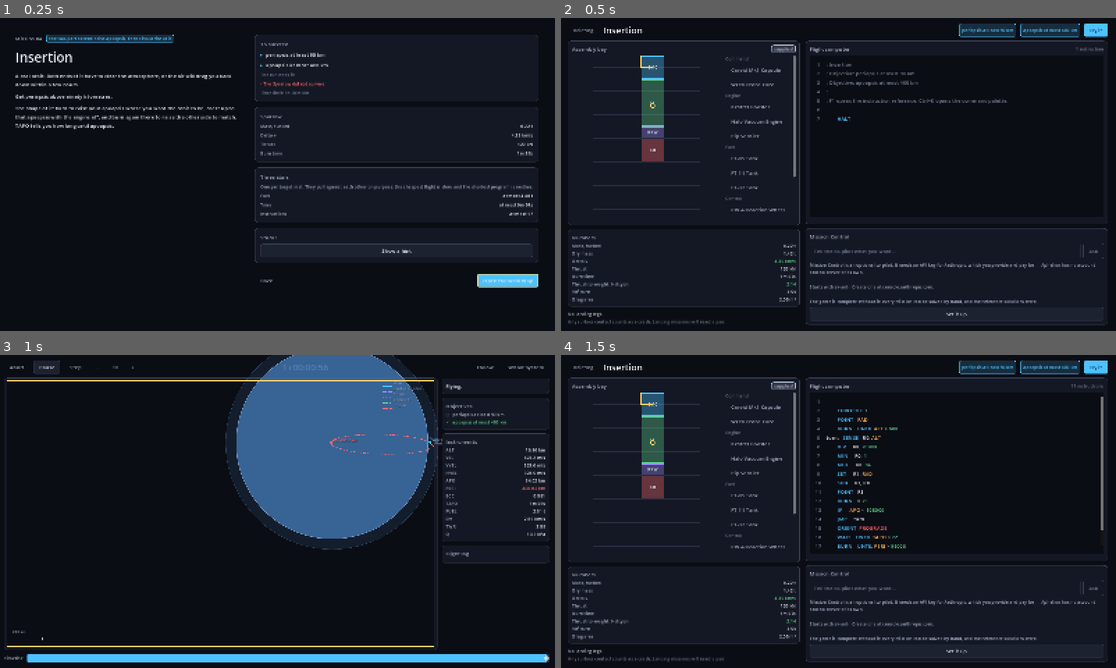
Above: before the commit, frames 1-4 (two rows, left to right).
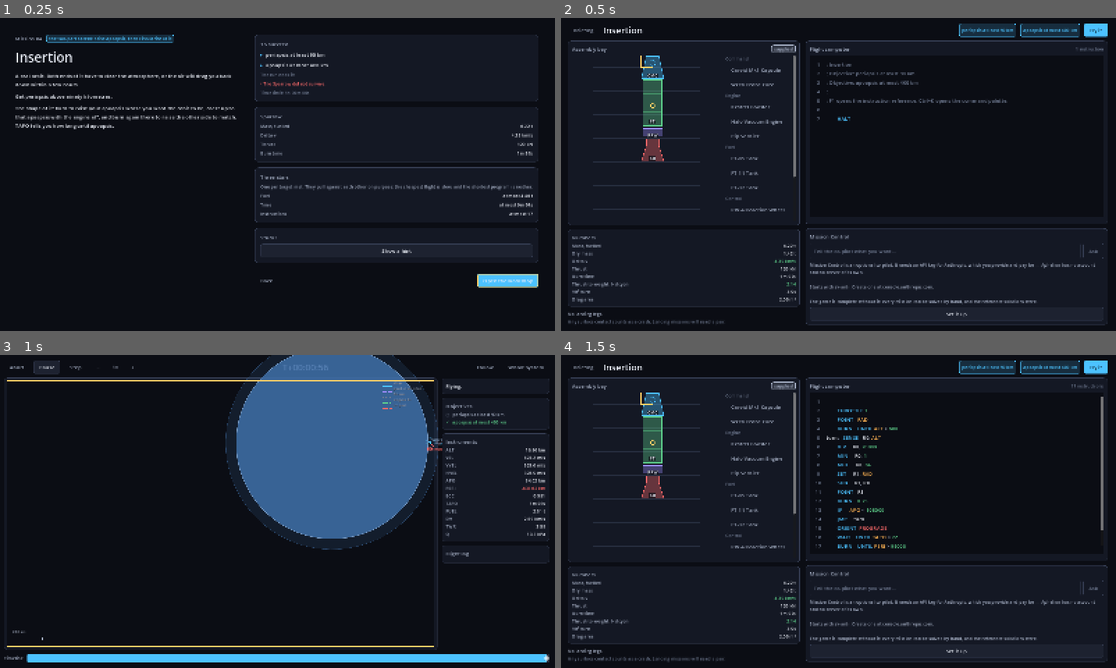
Above: after the commit, the same moments.

Repository: Jason-jo17/Aphelion
Game: Godot game, scene res://tools/capture_screens.tscn
The game is run twice, just before and just after one commit, with the same random seed, the same clock (stepped at 60 frames per second) and the same inputs. This scene is started directly instead of the project's main scene.
Inputs (mouse positions are in pixels of both pictures, inside the frame that each line leads up to):
- Up to frame 1 (0.25 s): no input
- Up to frame 2 (0.5 s): no input
- Up to frame 3 (1 s): tap Enter at 0.5 s; drag from (222, 514) to (333, 442) at 0.52 s
- Up to frame 4 (1.5 s): click "Abort" at 1.25 s

Frame 1 is identical in both runs. In frame 2, 0.5% of the frame differs, in the area x 14-19%, y 12-46%; in frame 3, 0.1%; in frame 4, 0.5%.

Commit message:
fix(ui): draw the parts as the parts they are, and stop the map lying
Two things the screenshots made obvious once there were screenshots to look at.

**The map was drawing a path straight through the planet.** The predicted orbit
was rendered as a complete conic regardless of where it went. On an ascent the
periapsis is usually hundreds of kilometres underground, so the map showed a
dashed ellipse sailing through the rock and out the other side, with a labelled
marker at the bottom of it reading "Pe -205.9 km" — pointing at a place on the
map that does not exist, for a spot the ship never reaches because it hits the
ground first.

The conic now breaks wherever it passes below the surface, and where it first
crosses from sky into ground it is marked Impact. The legend has carried an
"impact" entry since the first version of this map; this is the thing it was
describing. The underground periapsis marker is gone, because it was pointing
at nothing; the number itself still matters, so the instruments panel keeps it —
that negative figure is exactly how much periapsis has to come up.

For a game whose whole claim is that the simulation is honest, a map that draws
a trajectory through solid rock is the one picture it must not show.

**Every part was the same rectangle.** A crew capsule, a propellant tank, an
engine bell and a reaction wheel differed only by hue and two initials — and the
three structural parts, a strut, an ablative shield and a set of landing legs,
did not differ at all, because they share a category. A ship is something you
look at in order to understand it, so it has to look like the thing it is.

Parts carry a `shape` now, defaulting from the category and named explicitly in
data/parts.json where the category cannot say enough. There are eight: a tapered
capsule with a window, a probe core under an antenna, a banded tank, a flared
engine bell, a gyro in its housing, a cross-braced strut, an ablative dome, and
legs braced out to a pair of feet. All eight were checked by rendering one of
every part at once, because no stock ship uses more than five kinds and the
editor alone never shows them together.

The initials stay — a silhouette is a non-colour signal, but not one anything
can read aloud. They moved to the bottom edge on a dark backing plate, since
centred they landed on the capsule's window and the reaction wheel's gyro and
two marks on top of each other read as neither; and a one-cell part gets two
letters rather than three, which is all that fits at a size worth drawing.

Co-Authored-By: Claude Opus 5 <noreply@anthropic.com>
Claude-Session: https://claude.ai/code/session_017i6kZaLbowucuDwowFBLT5

Diff:
--- a/data/parts.json
+++ b/data/parts.json
@@ -23,6 +23,7 @@
       "id": "probe_core",
       "name": "Wren Probe Core",
       "category": "command",
+      "shape": "probe",
       "size": [
         1,
         1
@@ -145,6 +146,7 @@
       "id": "heat_shield",
       "name": "Ablative Shield",
       "category": "structure",
+      "shape": "shield",
       "size": [
         2,
         1
@@ -157,6 +159,7 @@
       "id": "landing_legs",
       "name": "Landing Legs",
       "category": "structure",
+      "shape": "legs",
       "size": [
         1,
         1
--- a/scripts/editor/part_def.gd
+++ b/scripts/editor/part_def.gd
@@ -42,6 +42,36 @@
 ## True for parts that can host the flight computer.
 var is_command: bool = false
 
+## Which silhouette the assembly bay draws this part with.
+##
+## Shape carries the meaning that colour cannot: every part used to be the same
+## rectangle, so a capsule, a tank, an engine bell and a reaction wheel differed
+## only by hue and two initials, and the three structural parts — a strut, an
+## ablative shield and a set of landing legs — did not differ at all. A ship is
+## something you look at to understand, so it has to look like the thing it is.
+##
+## Defaults from the category, which is right for command, fuel, engine and
+## control. `structure` holds three unrelated objects, so those name a shape of
+## their own in data/parts.json.
+var shape: String = SHAPE_BEAM
+
+const SHAPE_CAPSULE := "capsule"
+const SHAPE_PROBE := "probe"
+const SHAPE_TANK := "tank"
+const SHAPE_ENGINE := "engine"
+const SHAPE_WHEEL := "wheel"
+const SHAPE_BEAM := "beam"
+const SHAPE_SHIELD := "shield"
+const SHAPE_LEGS := "legs"
+
+const SHAPE_FOR_CATEGORY := {
+	CAT_COMMAND: SHAPE_CAPSULE,
+	CAT_FUEL: SHAPE_TANK,
+	CAT_ENGINE: SHAPE_ENGINE,
+	CAT_CONTROL: SHAPE_WHEEL,
+	CAT_STRUCTURE: SHAPE_BEAM,
+}
+
 
 func cell_count() -> int:
 	return size_w * size_h
@@ -72,4 +102,5 @@
 	p.extra_drag_area = float(d.get("extra_drag_area", 0.0))
 	p.max_landing_speed = float(d.get("max_landing_speed", 0.0))
 	p.is_command = bool(d.get("command", false))
+	p.shape = String(d.get("shape", SHAPE_FOR_CATEGORY.get(p.category, SHAPE_BEAM)))
 	return p
--- a/scripts/ui/widgets/ship_editor_view.gd
+++ b/scripts/ui/widgets/ship_editor_view.gd
@@ -12,6 +12,11 @@
 signal ship_changed
 
 const CELL := 34.0
+
+## Smallest a part's initials are allowed to shrink to before a letter is
+## dropped instead. Below this the text stops being readable, at which point
+## making it fit is no longer the point.
+const MIN_LABEL_PX := 8
 
 var ship: Ship = null
 var selected_part: String = ""
@@ -216,37 +221,71 @@
 
 func _draw_part(rect: Rect2, def: PartDef, disconnected: bool) -> void:
 	var colour := _category_colour(def.category)
-	draw_rect(rect.grow(-2.0), Color(colour, 0.35))
-	draw_rect(
-		rect.grow(-2.0),
-		colour if not disconnected else Tokens.color("danger"),
-		false,
-		2.0 if disconnected else 1.5
-	)
+	var edge := colour if not disconnected else Tokens.color("danger")
+	var width := 2.0 if disconnected else 1.5
+	var r := rect.grow(-2.0)
+
+	# Shape first, because shape is what says which part this is. Colour repeats
+	# the category for people who can see it, and the initials repeat it again
+	# for people who cannot — but a capsule should read as a capsule before any
+	# of that, the way it would on any drawing of a rocket.
+	match def.shape:
+		PartDef.SHAPE_CAPSULE:
+			_shape_capsule(r, colour, edge, width)
+		PartDef.SHAPE_PROBE:
+			_shape_probe(r, colour, edge, width)
+		PartDef.SHAPE_TANK:
+			_shape_tank(r, colour, edge, width)
+		PartDef.SHAPE_ENGINE:
+			_shape_engine(r, colour, edge, width)
+		PartDef.SHAPE_WHEEL:
+			_shape_wheel(r, colour, edge, width)
+		PartDef.SHAPE_SHIELD:
+			_shape_shield(r, colour, edge, width)
+		PartDef.SHAPE_LEGS:
+			_shape_legs(r, colour, edge, width)
+		_:
+			_shape_beam(r, colour, edge, width)
 
 	var font := get_theme_default_font()
 	if font == null:
 		return
-	# Parts are labelled, never distinguished by colour alone.
-	var initials := _initials(def.display_name)
+
+	# Parts are labelled, never distinguished by colour alone — a shape is a
+	# non-colour signal too, but it is not one anything can read aloud, so the
+	# initials stay. They sit along the bottom edge rather than the middle,
+	# because centred they landed straight on the capsule's window and the
+	# reaction wheel's gyro, and two marks on top of each other read as neither.
+	# Make it fit the part rather than the other way round: three letters at the
+	# body size are wider than a one-cell part, so "HVE" and "WPC" hung over
+	# their neighbours and the backing plate covered cells the part does not
+	# occupy. A narrow part gets two letters; anything still over shrinks, down
+	# to the size where text stops being worth drawing.
+	var initials := _initials(def.display_name, 3 if def.size_w > 1 else 2)
 	var size_px := Tokens.font_size(Tokens.FONT_SM)
 	var text_size := font.get_string_size(initials, HORIZONTAL_ALIGNMENT_LEFT, -1, size_px)
-	draw_string(
-		font,
-		rect.get_center() + Vector2(-text_size.x * 0.5, size_px * 0.35),
-		initials,
-		HORIZONTAL_ALIGNMENT_LEFT,
-		-1,
-		size_px,
-		Tokens.color("text")
-	)
-
-
-static func _initials(name: String) -> String:
+	var avail := r.size.x - 4.0
+	if text_size.x > avail and text_size.x > 0.0:
+		size_px = maxi(MIN_LABEL_PX, int(float(size_px) * avail / text_size.x))
+		text_size = font.get_string_size(initials, HORIZONTAL_ALIGNMENT_LEFT, -1, size_px)
+	var at := Vector2(rect.get_center().x - text_size.x * 0.5, r.end.y - maxf(2.0, r.size.y * 0.06))
+	# A dark backing plate, so the letters hold up over a filled silhouette in
+	# either theme without having to pick a colour that suits both.
+	draw_rect(
+		Rect2(at + Vector2(-2.0, -size_px * 0.88), Vector2(text_size.x + 4.0, size_px * 1.05)),
+		Color(Tokens.color("bg"), 0.72)
+	)
+	draw_string(font, at, initials, HORIZONTAL_ALIGNMENT_LEFT, -1, size_px, Tokens.color("text"))
+
+
+## Initials, at most `limit` of them. One cell is 34 logical pixels and three
+## letters do not fit in it at a size anybody can read, so a one-cell part gets
+## two. The full name is a hover away, and the silhouette says what it is.
+static func _initials(name: String, limit: int = 3) -> String:
 	var out := ""
 	for word in name.split(" "):
 		var w := String(word)
-		if not w.is_empty() and out.length() < 3:
+		if not w.is_empty() and out.length() < limit:
 			out += w[0].to_upper()
 	return out
 
@@ -262,3 +301,172 @@
 		PartDef.CAT_CONTROL:
 			return Tokens.trajectory_color("projected")
 	return Tokens.trajectory_color("target")
+
+
+# --- part silhouettes ------------------------------------------------------
+#
+# Each of these fills a shape at low alpha and strokes its outline, inside the
+# rect the part occupies. They are schematic rather than pictorial: this is an
+# assembly drawing, not cover art, and a part has to stay readable at a 34-pixel
+# cell in both themes and at 80% interface scale.
+
+
+## Fills a closed outline and strokes it, which is what every shape below wants.
+func _silhouette(points: PackedVector2Array, fill: Color, edge: Color, width: float) -> void:
+	if points.size() < 3:
+		return
+	draw_colored_polygon(points, Color(fill, 0.35))
+	var closed := points.duplicate()
+	closed.append(points[0])
+	draw_polyline(closed, edge, width, true)
+
+
+## A crewed capsule: flat top, flared sides, with a window.
+func _shape_capsule(r: Rect2, fill: Color, edge: Color, width: float) -> void:
+	var inset := r.size.x * 0.22
+	_silhouette(
+		PackedVector2Array(
+			[
+				Vector2(r.position.x + inset, r.position.y),
+				Vector2(r.end.x - inset, r.position.y),
+				Vector2(r.end.x, r.end.y),
+				Vector2(r.position.x, r.end.y),
+			]
+		),
+		fill,
+		edge,
+		width
+	)
+	draw_arc(
+		Vector2(r.get_center().x, r.position.y + r.size.y * 0.3),
+		maxf(2.0, r.size.x * 0.13),
+		0.0,
+		TAU,
+		12,
+		edge,
+		width * 0.8,
+		true
+	)
+
+
+## An uncrewed core: a small box under an antenna.
+func _shape_probe(r: Rect2, fill: Color, edge: Color, width: float) -> void:
+	var body := Rect2(
+		r.position + Vector2(r.size.x * 0.18, r.size.y * 0.34),
+		Vector2(r.size.x * 0.64, r.size.y * 0.58)
+	)
+	draw_rect(body, Color(fill, 0.35))
+	draw_rect(body, edge, false, width)
+	var mast_x := r.get_center().x
+	draw_line(
+		Vector2(mast_x, body.position.y), Vector2(mast_x, r.position.y), edge, width * 0.8, true
+	)
+	draw_line(
+		Vector2(mast_x - r.size.x * 0.16, r.position.y),
+		Vector2(mast_x + r.size.x * 0.16, r.position.y),
+		edge,
+		width * 0.8,
+		true
+	)
+
+
+## A propellant tank: a cylinder, banded so that stacked tanks stay countable.
+func _shape_tank(r: Rect2, fill: Color, edge: Color, width: float) -> void:
+	var body := r.grow_individual(-r.size.x * 0.08, 0.0, -r.size.x * 0.08, 0.0)
+	draw_rect(body, Color(fill, 0.35))
+	draw_rect(body, edge, false, width)
+	for f: float in [0.3, 0.7]:
+		var y := body.position.y + body.size.y * f
+		draw_line(
+			Vector2(body.position.x, y),
+			Vector2(body.end.x, y),
+			Color(edge, 0.55),
+			width * 0.7,
+			true
+		)
+
+
+## An engine: a bell, narrow at the throat and flared at the mouth.
+func _shape_engine(r: Rect2, fill: Color, edge: Color, width: float) -> void:
+	var throat := r.size.x * 0.28
+	var shoulder := r.position.y + r.size.y * 0.3
+	_silhouette(
+		PackedVector2Array(
+			[
+				Vector2(r.get_center().x - throat, r.position.y),
+				Vector2(r.get_center().x + throat, r.position.y),
+				Vector2(r.get_center().x + throat, shoulder),
+				Vector2(r.end.x, r.end.y),
+				Vector2(r.position.x, r.end.y),
+				Vector2(r.get_center().x - throat, shoulder),
+			]
+		),
+		fill,
+		edge,
+		width
+	)
+
+
+## A reaction wheel: a housing around a gyro.
+func _shape_wheel(r: Rect2, fill: Color, edge: Color, width: float) -> void:
+	var body := r.grow(-r.size.x * 0.06)
+	draw_rect(body, Color(fill, 0.35))
+	draw_rect(body, edge, false, width)
+	# The gyro sits above centre, clear of the label strip along the bottom.
+	var hub := Vector2(body.get_center().x, body.position.y + body.size.y * 0.29)
+	var radius := minf(body.size.x, body.size.y) * 0.21
+	draw_arc(hub, radius, 0.0, TAU, 20, edge, width * 0.8, true)
+	draw_line(
+		hub - Vector2(radius, 0.0), hub + Vector2(radius, 0.0), Color(edge, 0.7), width * 0.7, true
+	)
+
+
+## An ablative shield: a dome presented to the airflow.
+func _shape_shield(r: Rect2, fill: Color, edge: Color, width: float) -> void:
+	var points := PackedVector2Array()
+	var steps := 14
+	for i in steps + 1:
+		var f := float(i) / float(steps)
+		points.append(
+			Vector2(
+				r.position.x + r.size.x * f, r.position.y + r.size.y * (0.35 + 0.55 * sin(f * PI))
+			)
+		)
+	points.append(Vector2(r.end.x, r.position.y + r.size.y * 0.2))
+	points.append(Vector2(r.position.x, r.position.y + r.size.y * 0.2))
+	_silhouette(points, fill, edge, width)
+
+
+## Landing legs: struts braced out to a pair of feet.
+func _shape_legs(r: Rect2, fill: Color, edge: Color, width: float) -> void:
+	var top := Rect2(
+		r.position + Vector2(r.size.x * 0.3, 0.0), Vector2(r.size.x * 0.4, r.size.y * 0.3)
+	)
+	draw_rect(top, Color(fill, 0.35))
+	draw_rect(top, edge, false, width)
+	var hip := Vector2(r.get_center().x, top.end.y)
+	for dir: float in [-1.0, 1.0]:
+		var foot := Vector2(r.get_center().x + dir * r.size.x * 0.42, r.end.y)
+		draw_line(hip, foot, edge, width, true)
+		draw_line(
+			foot - Vector2(r.size.x * 0.1, 0.0),
+			foot + Vector2(r.size.x * 0.1, 0.0),
+			edge,
+			width,
+			true
+		)
+
+
+## A strut: open framework, drawn as one because that is all it is.
+func _shape_beam(r: Rect2, fill: Color, edge: Color, width: float) -> void:
+	var body := r.grow_individual(-r.size.x * 0.28, 0.0, -r.size.x * 0.28, 0.0)
+	draw_rect(body, Color(fill, 0.35))
+	draw_rect(body, edge, false, width)
+	draw_line(body.position, body.end, Color(edge, 0.5), width * 0.7, true)
+	draw_line(
+		Vector2(body.end.x, body.position.y),
+		Vector2(body.position.x, body.end.y),
+		Color(edge, 0.5),
+		width * 0.7,
+		true
+	)
--- a/scripts/ui/widgets/trajectory_view.gd
+++ b/scripts/ui/widgets/trajectory_view.gd
@@ -461,7 +461,17 @@
 		colour = Tokens.trajectory_color("danger")
 		dash = Tokens.trajectory_dash("danger")
 
-	var points := PackedVector2Array()
+	# The conic is drawn in pieces, broken wherever it passes below the surface.
+	# Drawing the whole ellipse was showing a path straight through the planet,
+	# which is the one thing the map must never say: on an ascent the periapsis
+	# is usually hundreds of kilometres underground, and the picture claimed the
+	# ship would sail through the rock and come out the other side.
+	var prograde := float(el[Orbital.K_ANG_MOMENTUM]) >= 0.0
+	var run := PackedVector2Array()
+	var was_above := true
+	var impact := Vector2.ZERO
+	var has_impact := false
+
 	for i in CONIC_SAMPLES + 1:
 		var theta := -DetMath.PI_D + DetMath.TAU_D * float(i) / float(CONIC_SAMPLES)
 		if escaping:
@@ -474,15 +484,39 @@
 		var r := p / denom
 		if r > 1.0e11:
 			continue
-		var sc := DetMath.sincos(
-			arg + (theta if float(el[Orbital.K_ANG_MOMENTUM]) >= 0.0 else -theta)
-		)
-		points.append(_to_screen(bx + r * sc[1], by + r * sc[0]))
-
-	if points.size() >= 2:
-		_draw_dashed_polyline(points, colour, 1.5, dash)
+		var sc := DetMath.sincos(arg + (theta if prograde else -theta))
+		var screen := _to_screen(bx + r * sc[1], by + r * sc[0])
+
+		var above := r >= body.radius
+		if above:
+			run.append(screen)
+		else:
+			# First crossing from sky into ground: that is where it lands.
+			if was_above and not run.is_empty():
+				impact = run[run.size() - 1]
+				has_impact = true
+			if run.size() >= 2:
+				_draw_dashed_polyline(run, colour, 1.5, dash)
+			run = PackedVector2Array()
+		was_above = above
+
+	if run.size() >= 2:
+		_draw_dashed_polyline(run, colour, 1.5, dash)
+
+	if has_impact:
+		_draw_impact_marker(impact)
 
 	_draw_apsis_markers(el, bx, by, arg, body, colour)
+
+
+## Where the conic meets the ground. The legend has carried an "impact" entry
+## since the first version of this map; this is the thing it was describing.
+func _draw_impact_marker(p: Vector2) -> void:
+	var colour := Tokens.trajectory_color("danger")
+	draw_arc(p, 6.0, 0.0, TAU, 20, colour, 2.0, true)
+	draw_line(p + Vector2(-4, -4), p + Vector2(4, 4), colour, 2.0, true)
+	draw_line(p + Vector2(-4, 4), p + Vector2(4, -4), colour, 2.0, true)
+	_label(p + Vector2(10, 4), "Impact", colour)
 
 
 func _draw_apsis_markers(
@@ -495,16 +529,16 @@
 			var sc := DetMath.sincos(arg + DetMath.PI_D)
 			var p := _to_screen(bx + ra * sc[1], by + ra * sc[0])
 			_apsis(p, "Ap %s" % Fmt.distance_coarse(ra - body.radius), colour)
+	# An underground periapsis is not a place the ship ever gets to — it hits the
+	# ground first, and the impact marker says where. Drawing a labelled cross in
+	# the middle of the rock reading "Pe -205.9 km" was pointing at a spot on the
+	# map that does not exist. The number still matters, so the instruments panel
+	# keeps showing it: that negative figure is how much periapsis has to come up.
 	var rp: float = el[Orbital.K_PERIAPSIS]
-	if rp > 0.0:
+	if rp >= body.radius:
 		var sc2 := DetMath.sincos(arg)
 		var p2 := _to_screen(bx + rp * sc2[1], by + rp * sc2[0])
-		var underground := rp < body.radius
-		_apsis(
-			p2,
-			"Pe %s" % Fmt.distance_coarse(rp - body.radius),
-			Tokens.trajectory_color("danger") if underground else colour
-		)
+		_apsis(p2, "Pe %s" % Fmt.distance_coarse(rp - body.radius), colour)
 
 
 func _apsis(at: Vector2, text: String, colour: Color) -> void:
Binary file changed: assets/screenshots/03-editor.png
Binary file changed: assets/screenshots/04-flight.png
Not shown, changed: CHANGELOG.md
